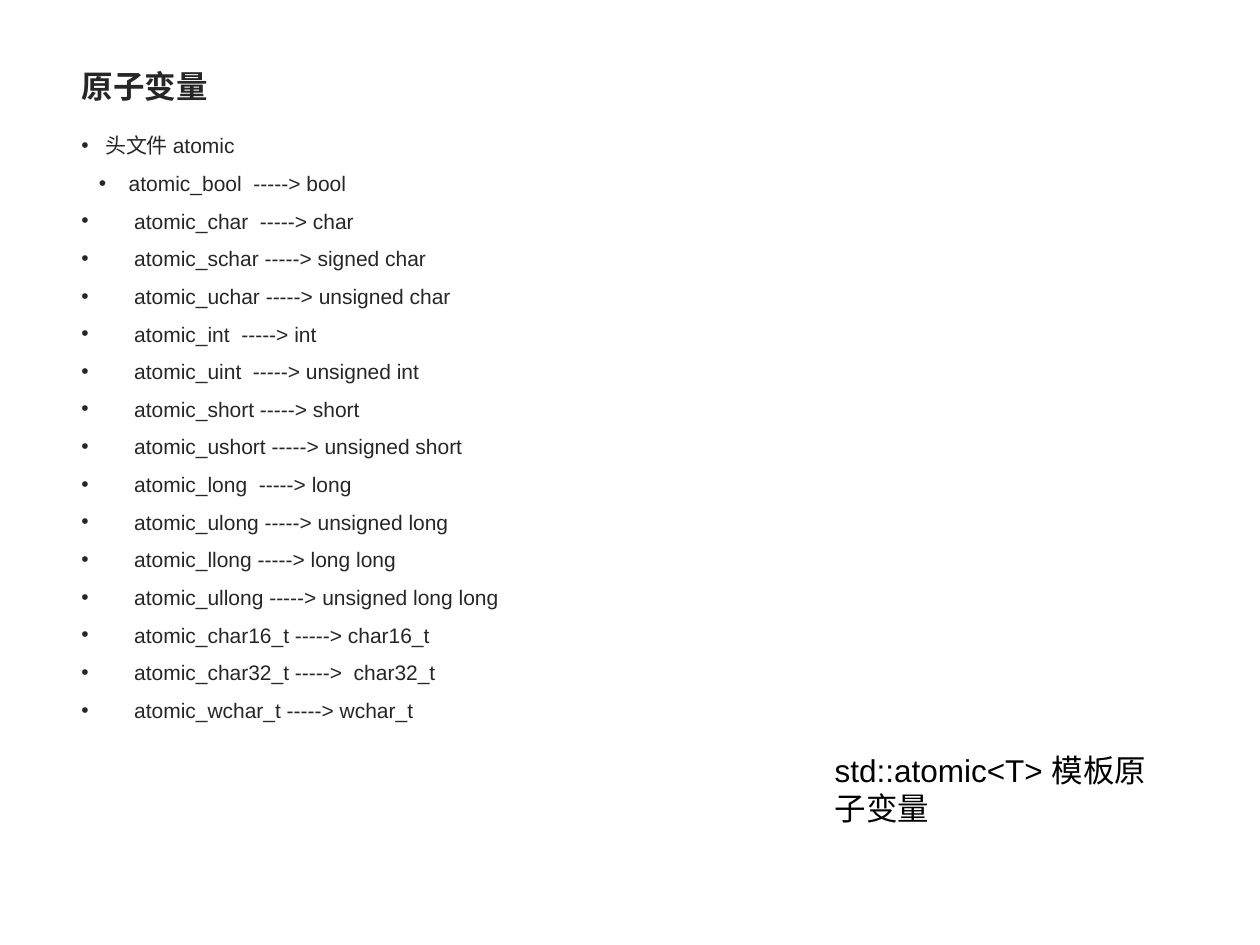
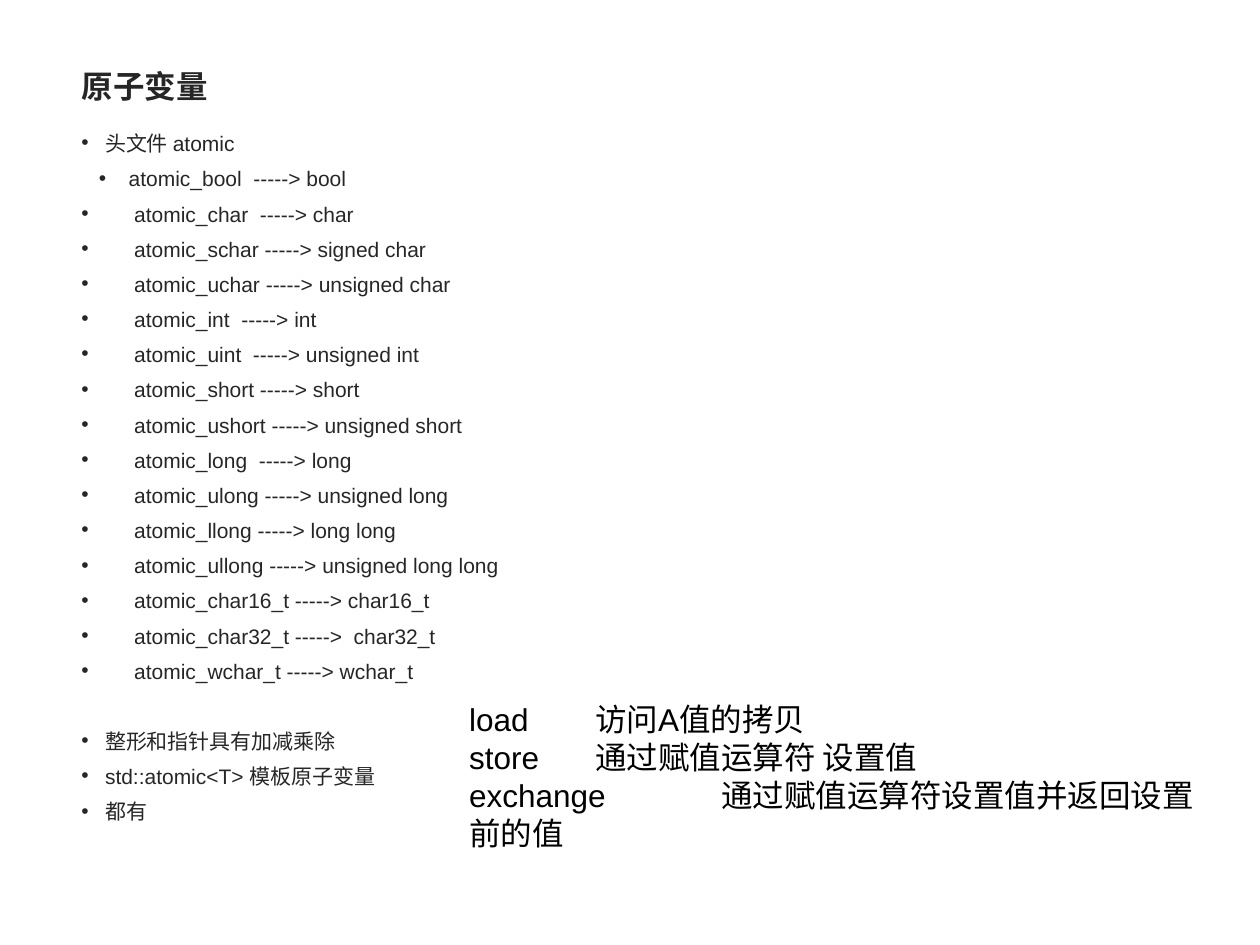
Before and after one commit to pointer1618/projects, a slide deck: slide 11 of lan7/c++11线程库.ppt. Drawn at 1260x945 pixels with LibreOffice and Linux fonts; fonts in the diff are those of the drawing; background and template pictures are left out. Boxes give left, top, right and bottom in pixels: in the first picture for what was removed or moved away, otherwise in the second. Text is boxed around its words. In the diff, an @@ line names an element or a change of style, - is before the commit and + after.

```diff
--- a/lan7/c++11线程库.ppt
+++ b/lan7/c++11线程库.ppt
@@ text at (x1=105, y1=133, x2=499, y2=683): line spacing 0.8 to 0.7 @@
@@ text at (x1=469, y1=704, x2=1193, y2=848): text changed @@
-std::atomic<T> 模板原子变量
+load 访问A值的拷贝
+store 通过赋值运算符 设置值
+exchange 通过赋值运算符设置值并返回设置前的值
@@ text at (x1=105, y1=731, x2=376, y2=821): paragraphs added @@
+• 整形和指针具有加减乘除
+• std::atomic<T> 模板原子变量
+• 都有
```
Also in this commit, not shown: 2 other slides changed, 5 slides added.
